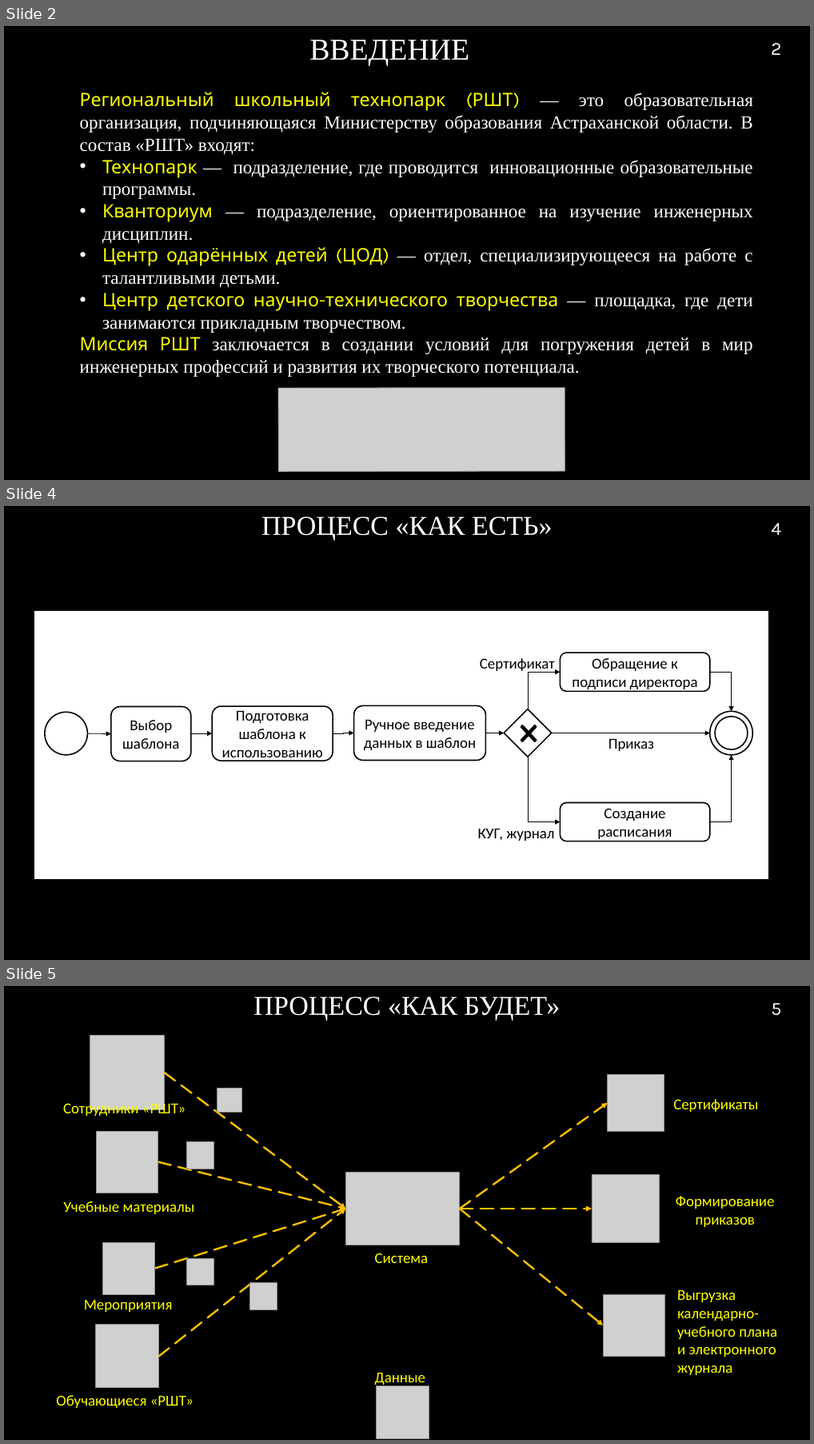
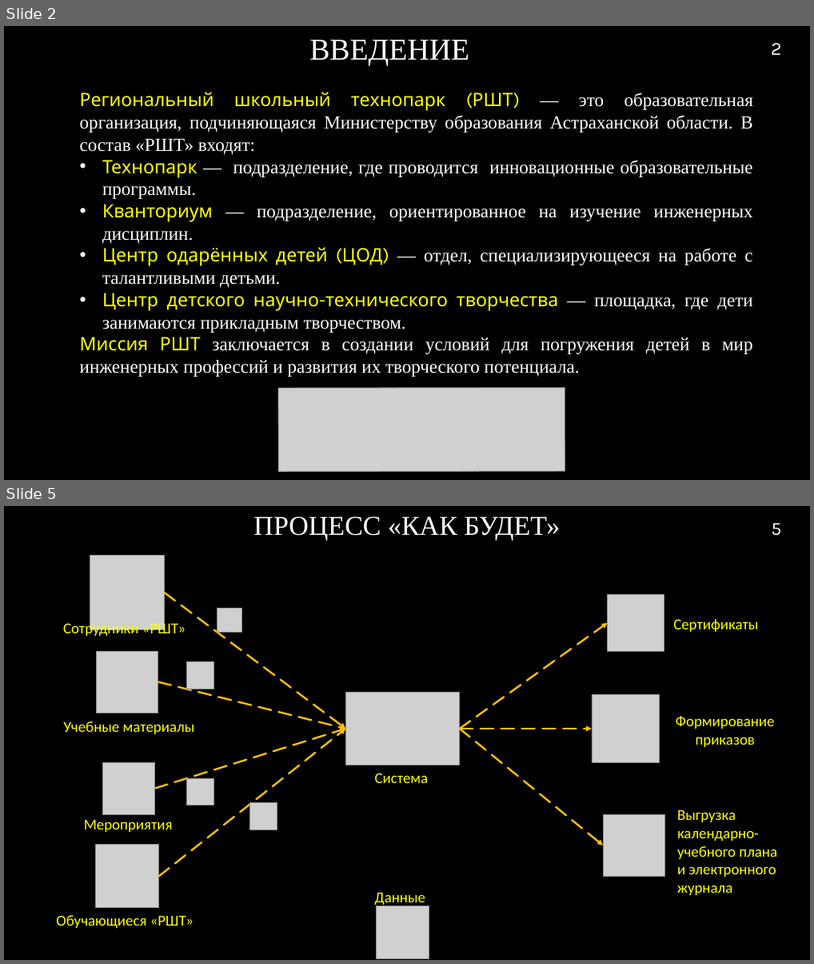
Before and after one commit to RAdKuzur/ASTU, a slide deck: Дипломная работа/Консультации Хоменко/Презентация v3.0.pptx. Shown one above the other, each under a label of ours: slides 2, 4 and 5 before the commit, slides 2 and 5 after it; the slides between them are not shown. The pictures are 814x1444 and 814x964 pixels, drawn with LibreOffice and Linux fonts; fonts in the diff are those of the drawing; grey boxes stand for pictures; background and template pictures are left out. Boxes give left, top, right and bottom in pixels: in the first picture for what was removed or moved away, otherwise in the second. Text is boxed around its words. In the diff, an @@ line names an element or a change of style, - is before the commit and + after.

```diff
--- a/Дипломная работа/Консультации Хоменко/Презентация v3.0.pptx
+++ b/Дипломная работа/Консультации Хоменко/Презентация v3.0.pptx
@@ slide 4 removed at (4, 506, 810, 960), background picture (left out) @@
@@ title removed at (262, 516, 553, 540) @@
-ПРОЦЕСС «КАК ЕСТЬ»
@@ page number removed at (771, 523, 782, 535) @@
-4
@@ rectangle removed at (34, 610, 770, 880) @@
@@ text removed at (480, 658, 555, 672) @@
-Сертификат
@@ elbow arrow removed from (528, 709) to (561, 672) @@
@@ rounded rectangle removed at (561, 652, 710, 691) @@
-Обращение к подписи директора
@@ elbow arrow removed from (710, 672) to (732, 711) @@
@@ ellipse removed at (45, 712, 87, 755) @@
@@ rounded rectangle removed at (111, 706, 191, 760) @@
-Выбор шаблона
@@ rounded rectangle removed at (212, 706, 333, 760) @@
-Подготовка шаблона к использованию
@@ rounded rectangle removed at (354, 706, 486, 760) @@
-Ручное введение данных в шаблон
@@ diamond removed at (504, 709, 552, 757) @@
@@ cross removed at (516, 719, 542, 748) @@
@@ ellipse removed at (710, 711, 754, 755) @@
@@ ellipse removed at (715, 716, 748, 750) @@
@@ arrow removed from (87, 733) to (111, 733) @@
@@ elbow arrow removed from (191, 733) to (212, 733) @@
@@ elbow arrow removed from (333, 733) to (354, 733) @@
@@ arrow removed from (486, 733) to (504, 733) @@
@@ elbow arrow removed from (552, 733) to (710, 733) @@
@@ text removed at (609, 739, 654, 751) @@
-Приказ
@@ elbow arrow removed from (528, 756) to (561, 822) @@
@@ elbow arrow removed from (710, 822) to (732, 755) @@
@@ rounded rectangle removed at (561, 803, 710, 841) @@
-Создание расписания
@@ text removed at (478, 828, 554, 840) @@
-КУГ, журнал
```
Also in this commit, not shown: 5 slides changed, 3 slides added, 2 other files.
